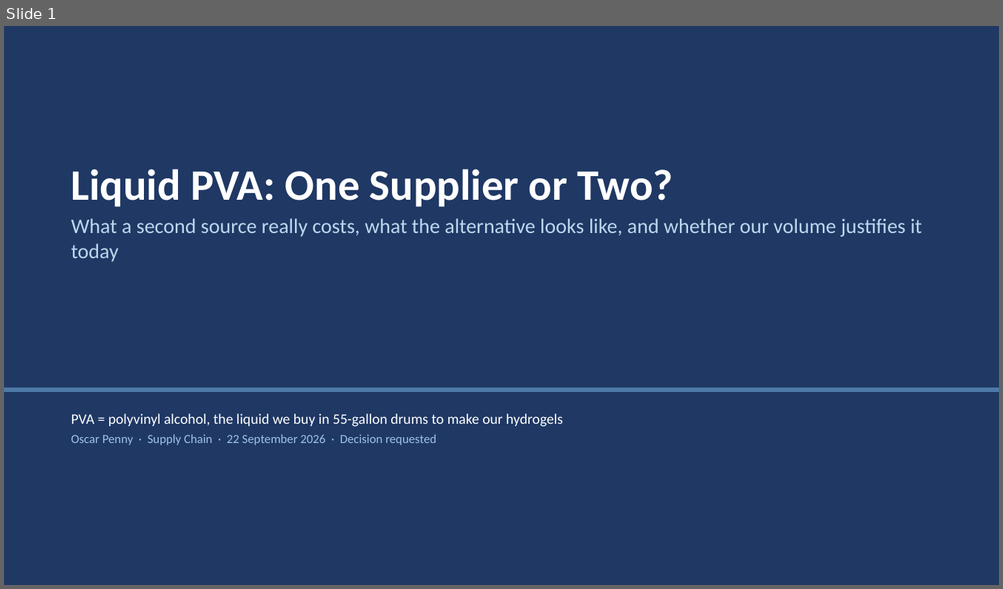
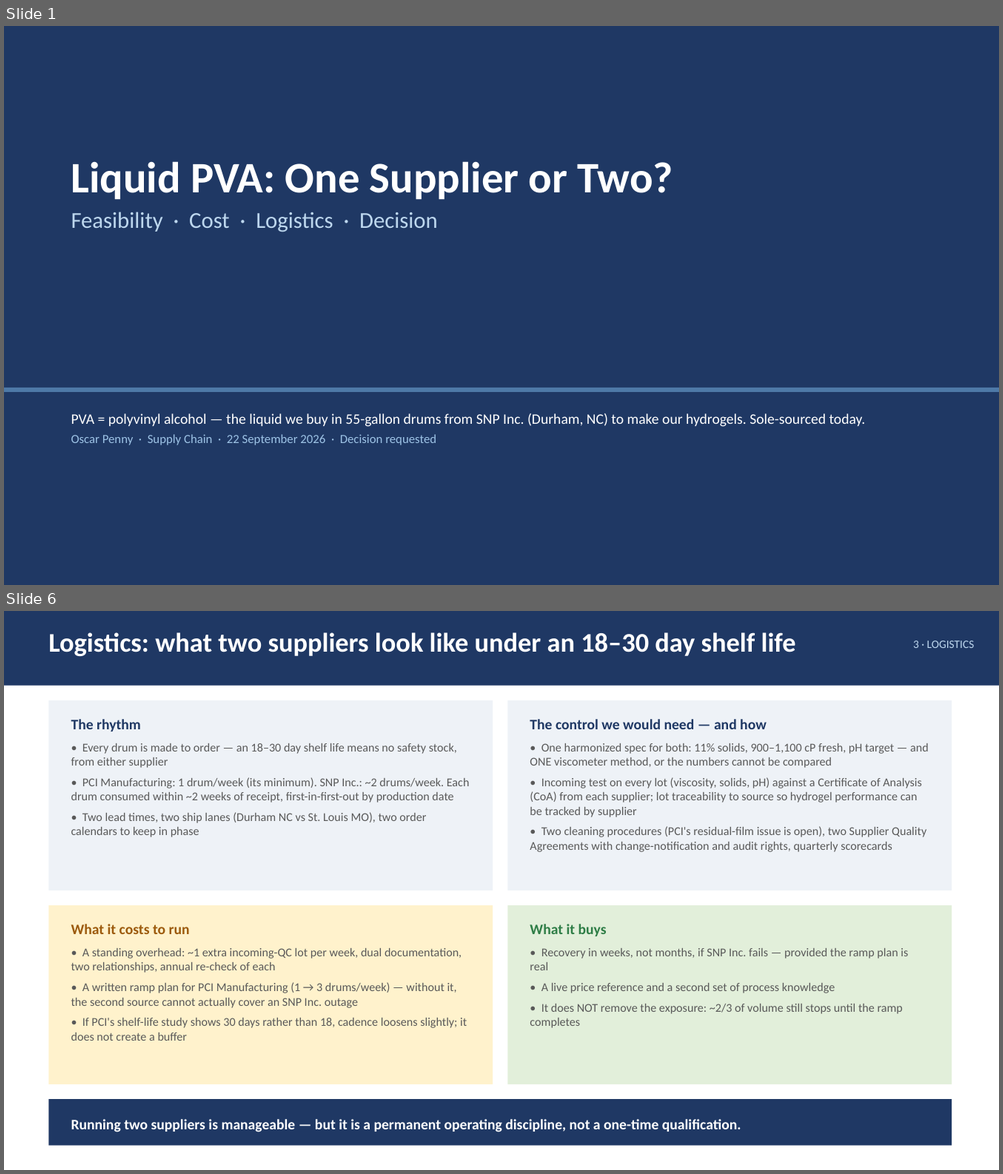
Before and after one commit to naviero1/Claude-Works, a slide deck: PVA second supplier initiative/PVA_Second_Supplier_Leadership_Deck.pptx. Shown one above the other, each under a label of ours: slide 1 before the commit, slides 1 and 6 after it; the slides between them are not shown. The pictures are 1003x589 and 1003x1174 pixels, drawn with LibreOffice and Linux fonts; fonts in the diff are those of the drawing. Boxes give left, top, right and bottom in pixels: in the first picture for what was removed or moved away, otherwise in the second. Text is boxed around its words. In the diff, an @@ line names an element or a change of style, - is before the commit and + after.

```diff
--- a/PVA second supplier initiative/PVA_Second_Supplier_Leadership_Deck.pptx
+++ b/PVA second supplier initiative/PVA_Second_Supplier_Leadership_Deck.pptx
@@ slide 6 added at (x1=4, y1=611, x2=999, y2=1170), background #FFFFFF @@
@@ rectangle added at (x1=4, y1=611, x2=999, y2=686), fill #1F3864 @@
@@ text added at (x1=48, y1=632, x2=796, y2=656), 26 pt, text #FFFFFF, bold @@
+Logistics: what two suppliers look like under an 18–30 day shelf life
@@ text added at (x1=913, y1=641, x2=974, y2=648), 11 pt, text #BDD7EE @@
+3 · LOGISTICS
@@ rectangle added at (x1=48, y1=701, x2=492, y2=891), fill #EEF2F7 @@
@@ text added at (x1=71, y1=719, x2=469, y2=837), 11.5 pt, text #595959 @@
+The rhythm
+• Every drum is made to order — an 18–30 day shelf life means no safety stock, from either supplier
+• PCI Manufacturing: 1 drum/week (its minimum). SNP Inc.: ~2 drums/week. Each drum consumed within ~2 weeks of receipt, first-in-first-out by production date
+• Two lead times, two ship lanes (Durham NC vs St. Louis MO), two order calendars to keep in phase
@@ rectangle added at (x1=508, y1=701, x2=951, y2=891), fill #EEF2F7 @@
@@ text added at (x1=529, y1=719, x2=928, y2=852), 11.5 pt, text #595959 @@
+The control we would need — and how
+• One harmonized spec for both: 11% solids, 900–1,100 cP fresh, pH target — and ONE viscometer method, or the numbers cannot be compared
+• Incoming test on every lot (viscosity, solids, pH) against a Certificate of Analysis (CoA) from each supplier; lot traceability to source so hydrogel performance can be tracked by supplier
+• Two cleaning procedures (PCI's residual-film issue is open), two Supplier Quality Agreements with change-notification and audit rights, quarterly scorecards
@@ rectangle added at (x1=48, y1=906, x2=492, y2=1085), fill #FFF2CC @@
@@ rectangle added at (x1=508, y1=906, x2=951, y2=1085), fill #E2EFDA @@
@@ text added at (x1=71, y1=924, x2=466, y2=1041), 11.5 pt, text #595959 @@
+What it costs to run
+• A standing overhead: ~1 extra incoming-QC lot per week, dual documentation, two relationships, annual re-check of each
+• A written ramp plan for PCI Manufacturing (1 → 3 drums/week) — without it, the second source cannot actually cover an SNP Inc. outage
+• If PCI's shelf-life study shows 30 days rather than 18, cadence loosens slightly; it does not create a buffer
@@ text added at (x1=529, y1=924, x2=908, y2=1028), 11.5 pt, text #595959 @@
+What it buys
+• Recovery in weeks, not months, if SNP Inc. fails — provided the ramp plan is real
+• A live price reference and a second set of process knowledge
+• It does NOT remove the exposure: ~2/3 of volume still stops until the ramp completes
@@ rectangle added at (x1=48, y1=1099, x2=951, y2=1146), fill #1F3864 @@
@@ text added at (x1=71, y1=1119, x2=741, y2=1133), 14 pt, text #FFFFFF, bold @@
+Running two suppliers is manageable — but it is a permanent operating discipline, not a one-time qualification.
@@ slide 1 changed as well @@
@@ text "Liquid PVA: One Supplier or ..." moved from (x1=71, y1=169, x2=922, y2=262) to (x1=71, y1=161, x2=674, y2=232) @@
@@ text at (x1=71, y1=212, x2=438, y2=232): text changed; size 20 to 22 pt @@
-What a second source really costs, what the alternative looks like, and whether our volume justifies it today
+Feasibility · Cost · Logistics · Decision
@@ text at (x1=71, y1=414, x2=865, y2=427): text changed @@
-PVA = polyvinyl alcohol, the liquid we buy in 55-gallon drums to make our hydrogels
+PVA = polyvinyl alcohol — the liquid we buy in 55-gallon drums from SNP Inc. (Durham, NC) to make our hydrogels. Sole-sourced today.
```
Also in this commit, not shown: 1 other slide changed, 6 other slides added, 13 slides removed, 6 other files.
